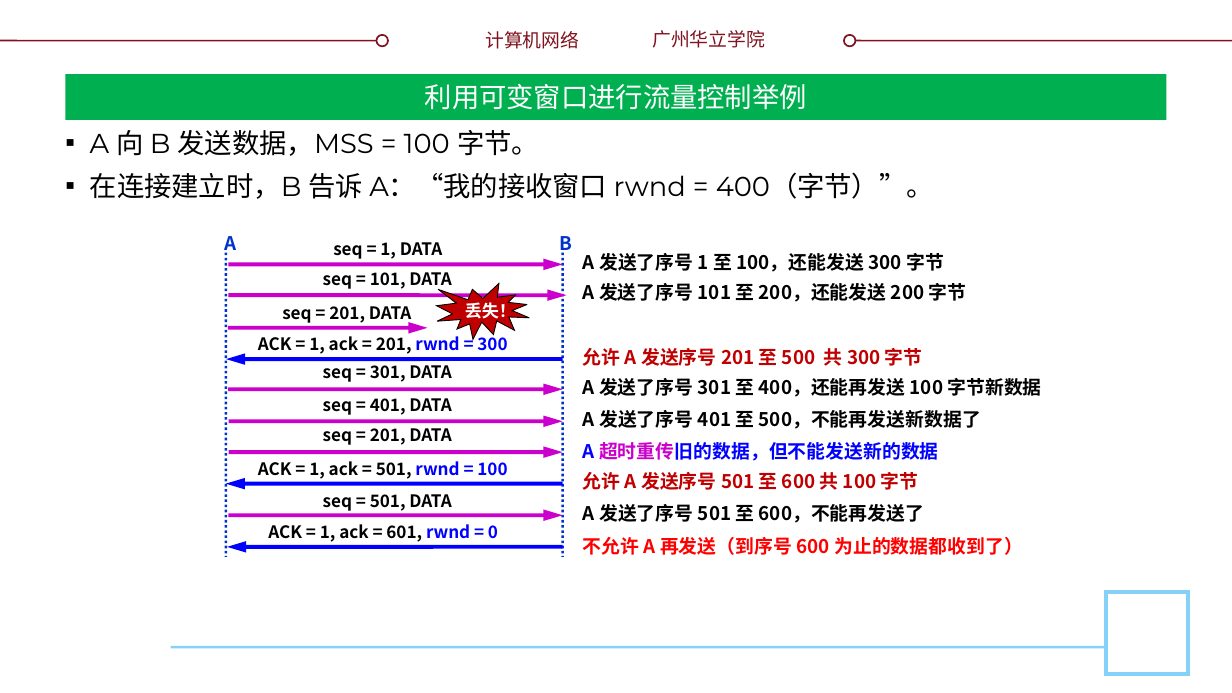
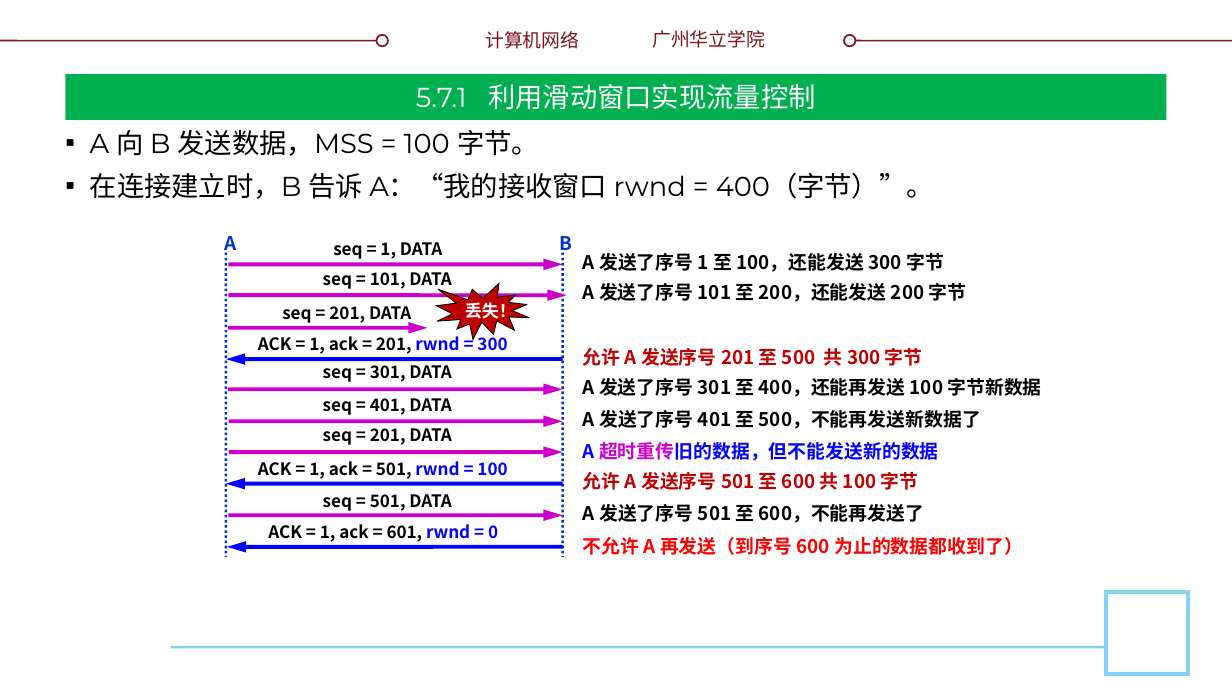
Before and after one commit to glplaman/glplaman.github.io, a slide deck: slide 124 of network/ppt/chap5.pptx (slide 122 before the commit). Drawn at 1232x693 pixels with LibreOffice and Linux fonts; fonts in the diff are those of the drawing; background and template pictures are left out. Boxes give left, top, right and bottom in pixels: in the first picture for what was removed or moved away, otherwise in the second. Text is boxed around its words. In the diff, an @@ line names an element or a change of style, - is before the commit and + after.

```diff
--- a/network/ppt/chap5.pptx
+++ b/network/ppt/chap5.pptx
@@ title at (416,84,815,110): text changed @@
-利用可变窗口进行流量控制举例
+5.7.1 利用滑动窗口实现流量控制
```
Also in this commit, not shown: 17 other slides changed, 3 slides added, 10 other files.
